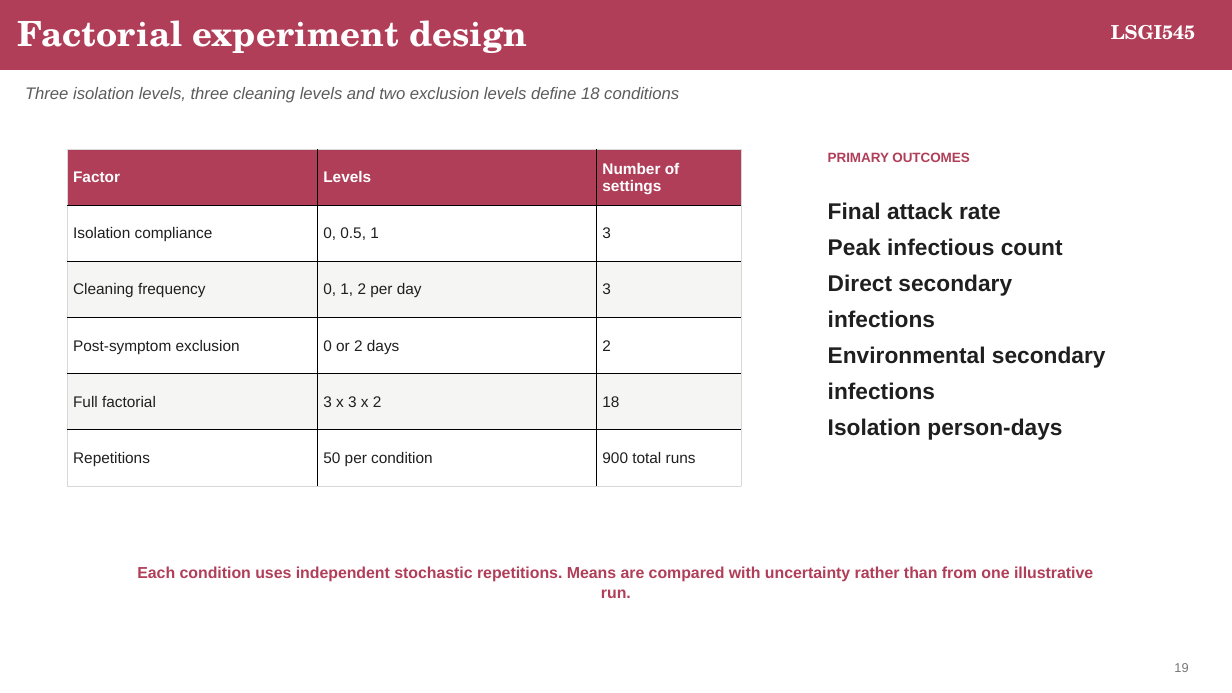
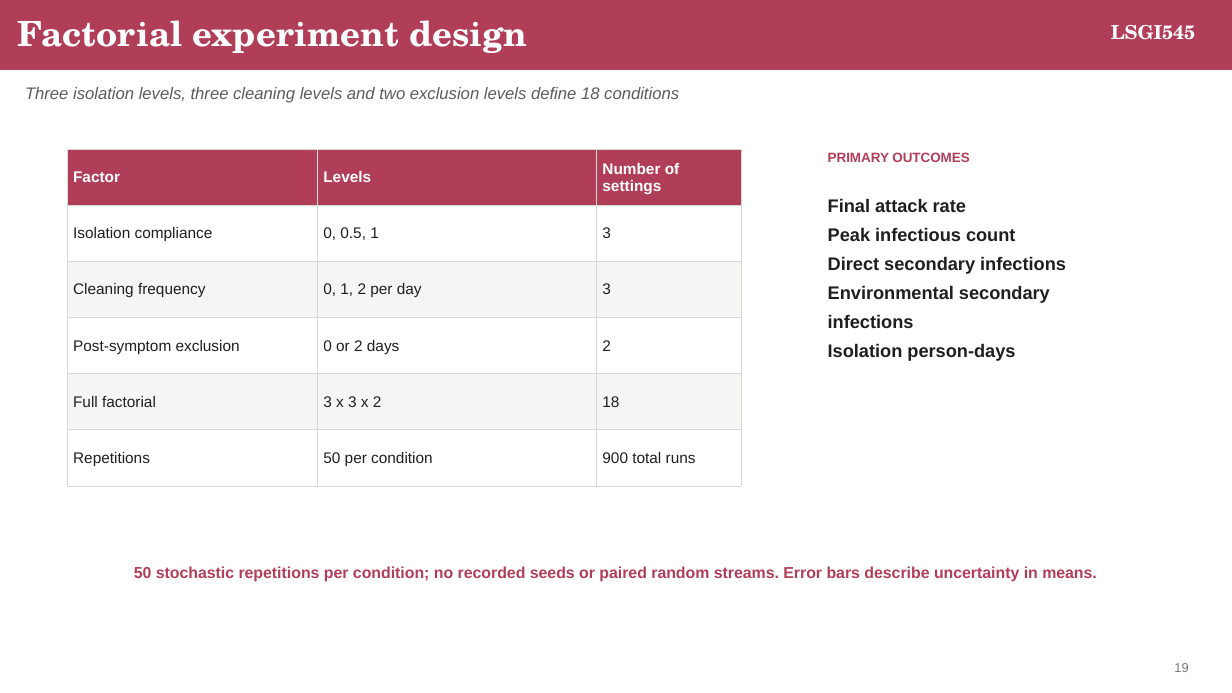
Before and after one commit to LIUXiaolu424/LSGI545-Group26, a slide deck: slide 19 of group_report_presentation/output/Norovirus_Dormitory_ABM_Group_Presentation.pptx. Drawn at 1232x693 pixels with LibreOffice and Linux fonts; fonts in the diff are those of the drawing. Boxes give left, top, right and bottom in pixels: in the first picture for what was removed or moved away, otherwise in the second. Text is boxed around its words. In the diff, an @@ line names an element or a change of style, - is before the commit and + after.

```diff
--- a/group_report_presentation/output/Norovirus_Dormitory_ABM_Group_Presentation.pptx
+++ b/group_report_presentation/output/Norovirus_Dormitory_ABM_Group_Presentation.pptx
@@ table at [67, 149, 741, 486] @@
@@ borders changed @@
@@ text "Final attack rate" at [828, 198, 1066, 361]: size 17.7 to 14.2 pt @@
@@ text at [134, 566, 1097, 582]: text changed @@
-Each condition uses independent stochastic repetitions. Means are compared with uncertainty rather than from one illustrative run.
+50 stochastic repetitions per condition; no recorded seeds or paired random streams. Error bars describe uncertainty in means.
```
Also in this commit, not shown: 18 other slides changed, 7 other files.
